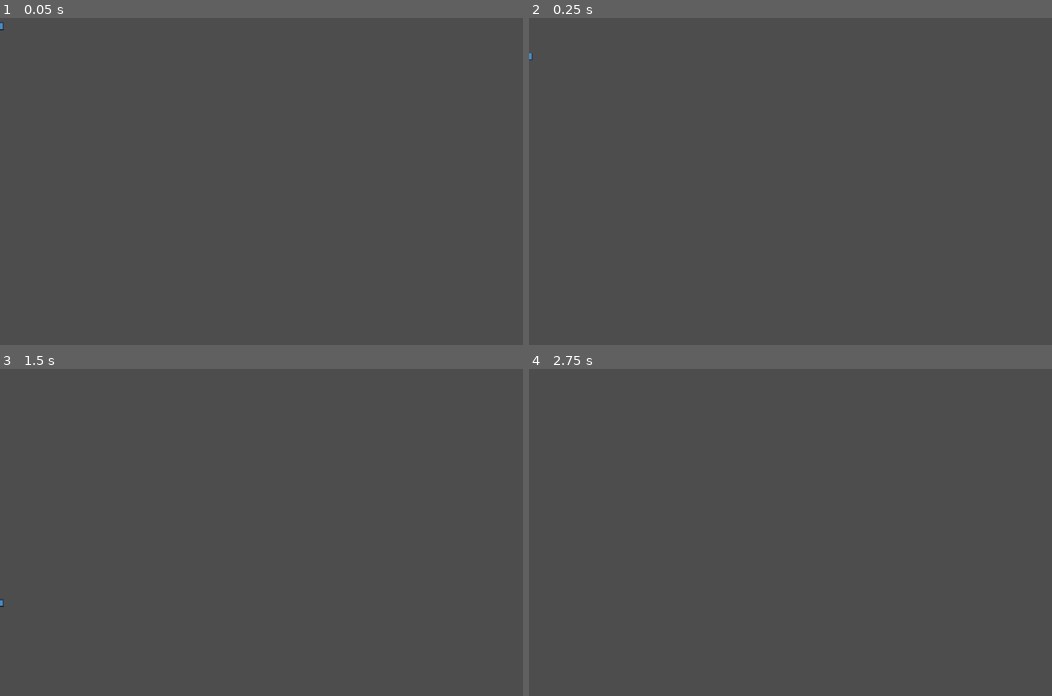
Above: before the commit, frames 1-4 (two rows, left to right).
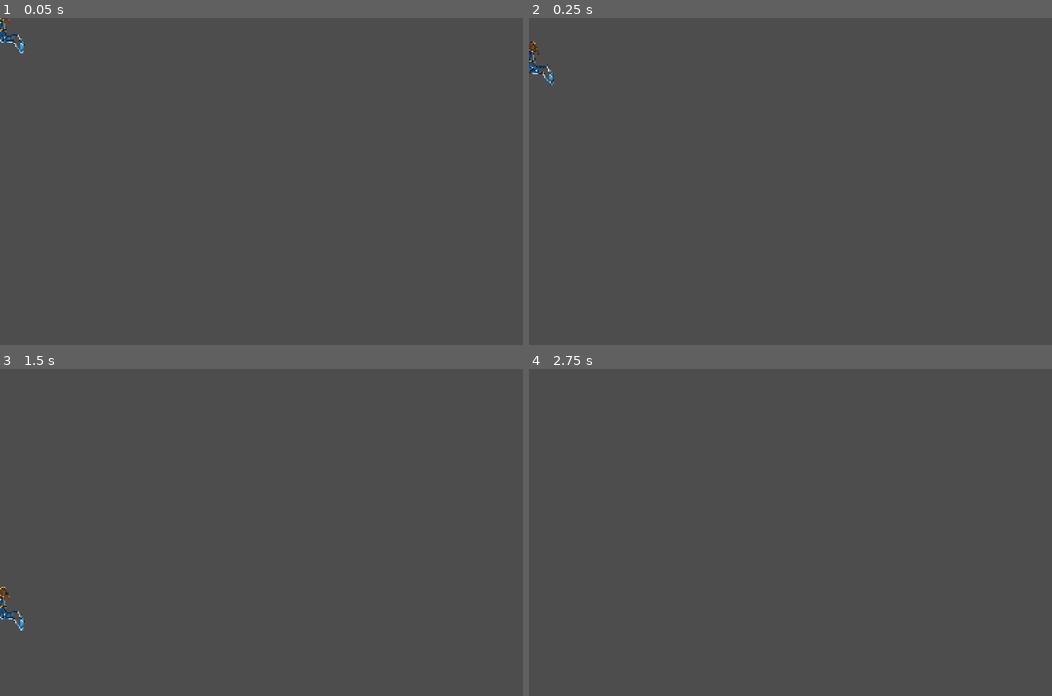
Above: after the commit, the same moments.

Repository: mnurbol-glitch/A-Mermaids-Tale
Game: Godot game, scene res://scenes/diver_enemyFizza.tscn
Same seed, same stepped clock (60 frames per second), same inputs: the game is played once before the commit and once after it. This scene is started directly instead of the project's main scene. The engine's default icon, where the game draws it, is replaced by a stand-in: a white triangle on a blue panel in a dark square.
Inputs:
- Up to frame 1 (0.05 s): no input
- Up to frame 2 (0.25 s): no input
- Up to frame 3 (1.5 s): hold Right (move_right) 0.53-1.28 s; hold Space (shoot) 0.53-1.28 s; hold Down (move_down) from 1.28 s (still down); tap Space (shoot) at 1.35 s
- Up to frame 4 (2.75 s): release Down (move_down) at 2.03 s; hold Right (move_right) from 2.03 s (still down); hold Space (shoot) from 2.03 s (still down)

The runs differ from the first frame. In frame 1, 0.2% of the frame differs, in the area x 0-5%, y 0-11%; in frame 2, 0.2%, in the area x 0-5%, y 7-21%; in frame 3, 0.2%; in frame 4, nothing differs.

Commit message:
Added diver enemy icon to sprite2d in diver_enemyFizza

Diff:
--- a/a-mermaids-tale-game/scenes/diver_enemyFizza.tscn
+++ b/a-mermaids-tale-game/scenes/diver_enemyFizza.tscn
@@ -1,17 +1,18 @@
 [gd_scene format=3 uid="uid://d1go4e6tp0a5l"]
 
 [ext_resource type="PackedScene" uid="uid://dgkac0hhan15u" path="res://scenes/enemyMadina.tscn" id="1_olvia"]
-[ext_resource type="Texture2D" uid="uid://djn3cnk240ia7" path="res://assets/icon.svg" id="2_olvia"]
+[ext_resource type="Texture2D" uid="uid://clcowtgh4jy4i" path="res://assets/diver_enemy.png" id="2_olvia"]
 
 [node name="DiverEnemy" unique_id=1823678090 instance=ExtResource("1_olvia")]
 speed = 500
 points = 200
 
 [node name="Sprite2D" parent="." index="0" unique_id=286168872]
-rotation = -1.5707964
-scale = Vector2(0.2, 0.2)
+position = Vector2(9.999985, 9.999992)
+rotation = 0.0
+scale = Vector2(0.24, 0.2475)
 texture = ExtResource("2_olvia")
 
 [node name="CollisionPolygon2D" parent="." index="1" unique_id=1924963564]
-position = Vector2(-2, -12)
-polygon = PackedVector2Array(-17, 24, -36, 1, -16, 9, -10, -14, 1, -36, -3, -45, -12, -52, -14, -63, -2, -57, 6, -51, 19, -52, 7, -37, 21, 7, 35, 8, 25, 14, 33, 19, 21, 21, 3, 57, -3, 67, -10, 62, -17, 41)
+position = Vector2(-2, -16)
+polygon = PackedVector2Array(-24, 72, -37, 59, -43, 55, -43, 38, -49, 25, -68, -5, -45, -47, -15, -69, 6, -66, 7, -65, 44, -44, 54, 1, 62, 5, 61, 12, 51, 21, 50, 31, 112, 79, 84, 121, -1, 94, -11, 95, -20, 75)
Binary file added: a-mermaids-tale-game/assets/diver_enemy.png
Not shown, changed: a-mermaids-tale-game/assets/diver_enemy.png.import
Binary file removed: a-mermaids-tale-game/assets/enemy (2).png
